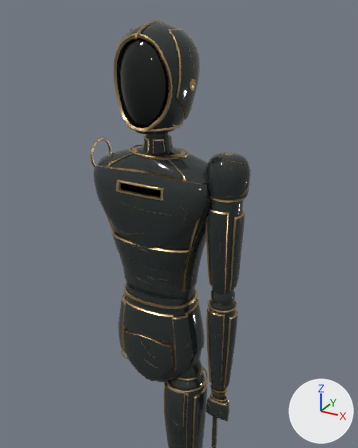
One commit to the FBX model Game/Assets/Resources/Models/Passenger_Parts.fbx: the scene before it, then after it.
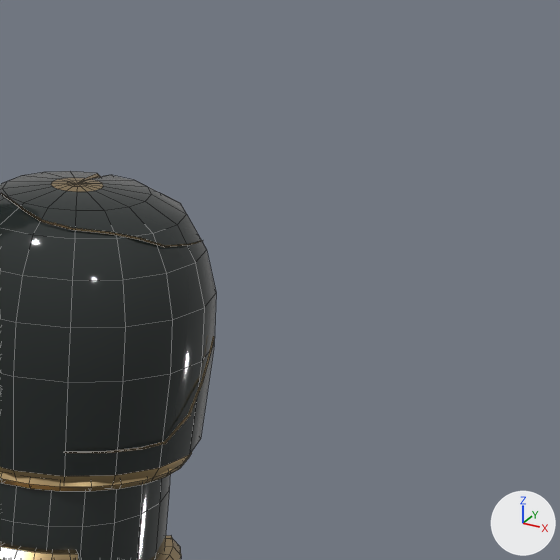
Old and new are each drawn from a 50 mm lens placed at (0.687, -1.127, 2.18), pointed at (0.13, -0.114, 1.673) and again close up on the part from 60% to 85% of the width and 28% to 48% of the height. Arrows for +X, +Y and +Z are at lower right; the lights stay in place. The older version's two pictures come first. The close-ups show mesh edges as thin lines. Where no turn or scale is listed for an object, it has been applied to the vertices.

In view in the first close-up: 'Part_UpperArm'.
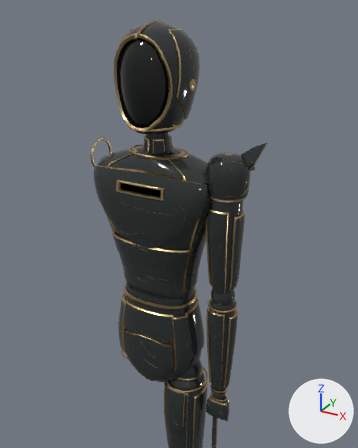
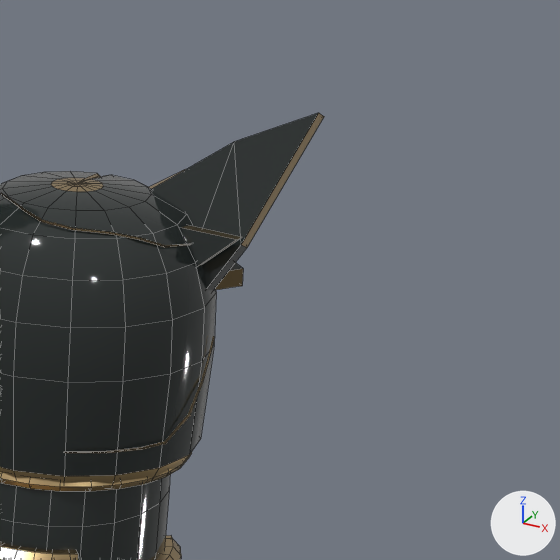
Boxes [x1, y1, x2, y2] around the edits, measured in the close-ups (560 x 560 px):
'Part_ShoulderShard', added: after [149, 113, 324, 291]
    faces in mat_ts_passengerglass (black #292f2e): [151, 113, 318, 291]
    faces in mat_ts_bronzeseam (brown #bca276): [149, 113, 324, 290]

The change, as a diff of the scene's bpy script:
```diff
--- a/Game/Assets/Resources/Models/Passenger_Parts.fbx.py
+++ b/Game/Assets/Resources/Models/Passenger_Parts.fbx.py
@@ me_part_shouldershard @@
+me_part_shouldershard.from_pydata(...)  # 48 vertices, 56 faces; spans x -0.0207..0.0858, y -0.0126..0.0551, z -0.0288..0.07
+# faces by material slot: [44, 12]
+me_part_shouldershard.materials.append(mat_ts_passengerglass)  # black #292f2e
+me_part_shouldershard.materials.append(mat_ts_bronzeseam)  # brown #bca276
@@ ob_part_shouldershard @@
+ob_part_shouldershard = bpy.data.objects.new('Part_ShoulderShard', me_part_shouldershard)
+ob_part_shouldershard.location = (0.21, 0.0, 1.8)
```
